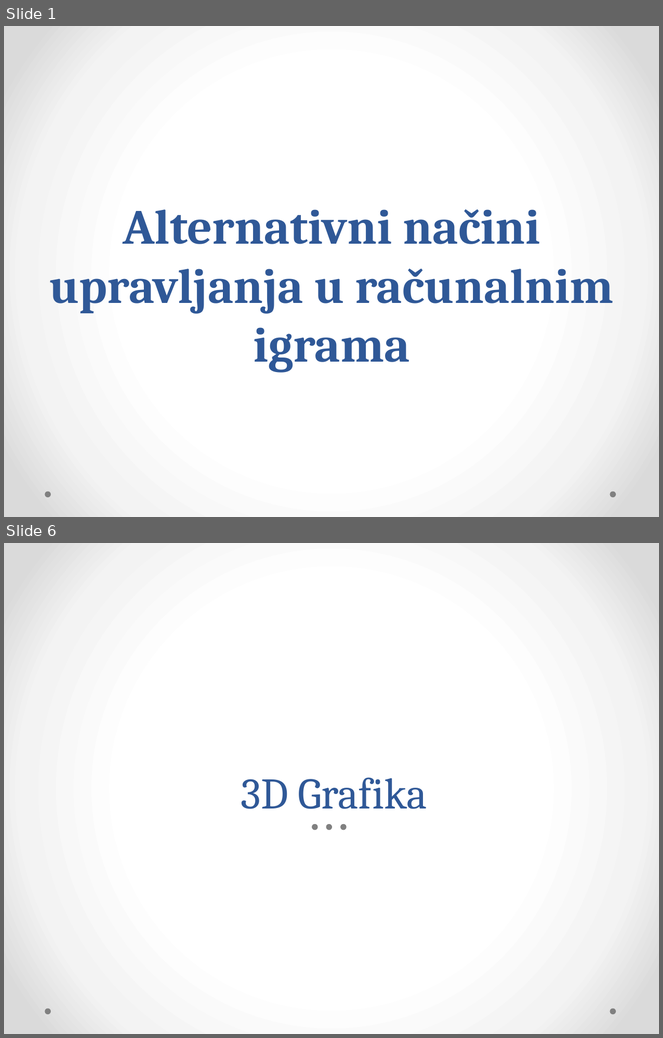
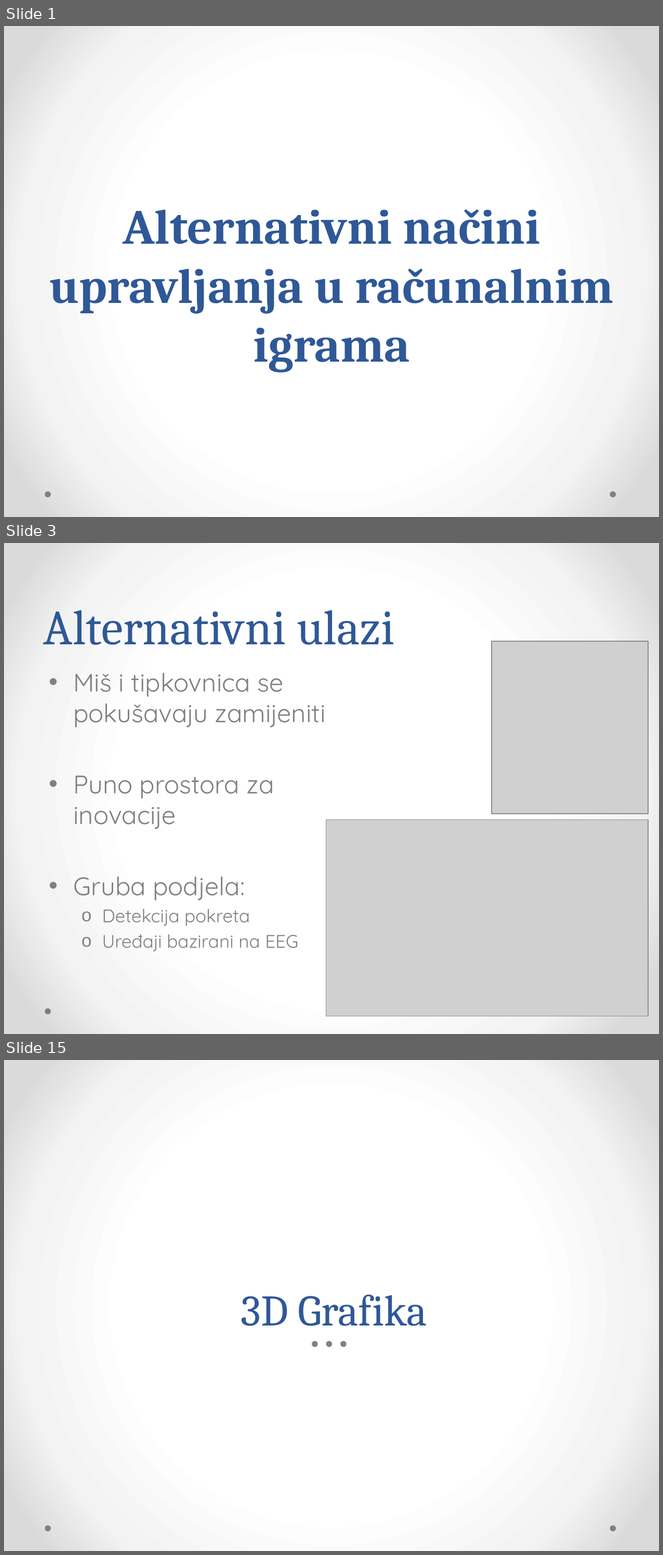
Before and after one commit to Bojanovski/IG-Project, a slide deck: Dokumentacija/Prezentacija.pptx. Shown one above the other, each under a label of ours: slides 1 and 6 before the commit, slides 1, 3 and 15 after it; the slides between them are not shown. The pictures are 663x1038 and 663x1555 pixels, drawn with LibreOffice and Linux fonts; fonts in the diff are those of the drawing; grey boxes stand for pictures. Boxes give left, top, right and bottom in pixels: in the first picture for what was removed or moved away, otherwise in the second. Text is boxed around its words. In the diff, an @@ line names an element or a change of style, - is before the commit and + after.

```diff
--- a/Dokumentacija/Prezentacija.pptx
+++ b/Dokumentacija/Prezentacija.pptx
@@ slide 3 added at (4, 543, 659, 1034), background gradient #FFFFFF to #F4F4F4 to #DADADA; not listed: 1 template element that a slide beside it also shows @@
@@ title added at (44, 610, 395, 645), 54 pt, text #2F5897 @@
+Alternativni ulazi
@@ picture added at (491, 641, 648, 814) @@
@@ text added at (73, 673, 326, 952), 28 pt, text #808080 @@
+• Miš i tipkovnica se pokušavaju zamijeniti
+• Puno prostora za inovacije
+• Gruba podjela:
+  o Detekcija pokreta
+  o Uređaji bazirani na EEG
@@ picture added at (326, 820, 649, 1017) @@
@@ what was slide 6 is now slide 15 @@
```
Also in this commit, not shown: 10 slides changed, 13 other slides added.
